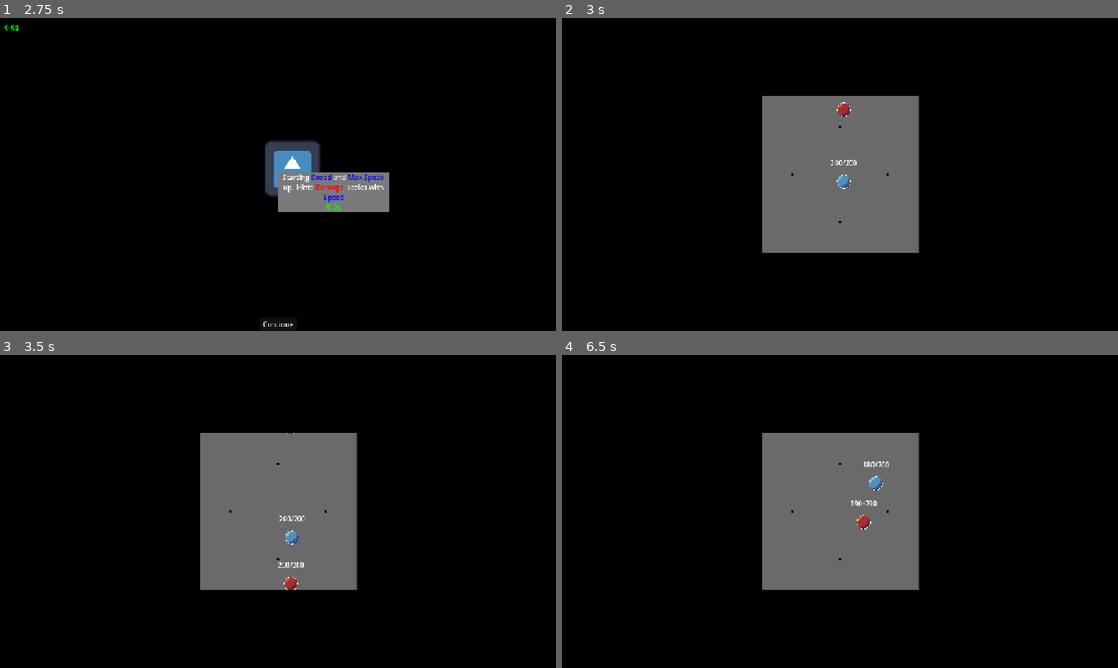
Above: before the commit, frames 1-4 (two rows, left to right).
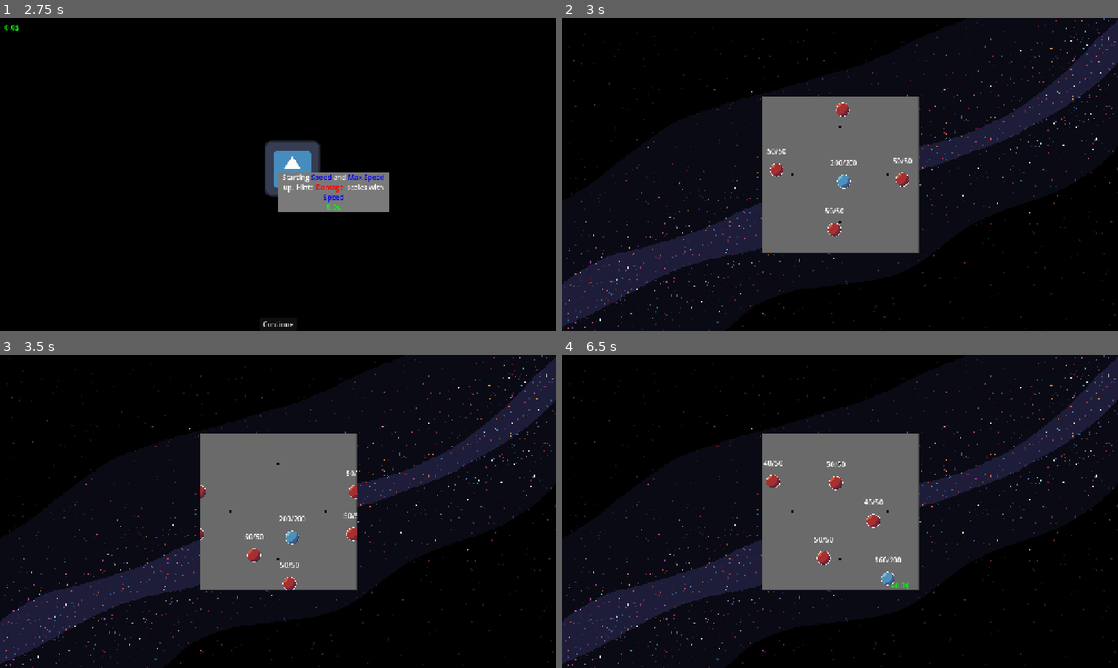
Above: after the commit, the same moments.

Repository: wespd/ball-fighter
Game: Godot game, scene res://Scenes/main_menu.tscn
Same seed, same stepped clock (60 frames per second), same inputs: the game is played once before the commit and once after it. The engine's default icon, where the game draws it, is replaced by a stand-in: a white triangle on a blue panel in a dark square.
Inputs (mouse positions are in pixels of both pictures, inside the frame that each line leads up to):
- Up to frame 1 (2.75 s): click "Play" at 0.5 s; click (294, 168) at 1.25 s; click "Play" at 2 s
- Up to frame 2 (3 s): click "Continue" at 2.75 s
- Up to frame 3 (3.5 s): no input
- Up to frame 4 (6.5 s): move the mouse to (856, 517) at 3.52 s; move the mouse to (862, 561) at 4.27 s; move the mouse to (895, 442) at 5.02 s; move the mouse to (973, 514) at 5.77 s

Frame 1 is identical in both runs. In frame 2, 9.1% of the frame differs, in the area x 0-100%, y 0-100%; in frame 3, 9.2%; in frame 4, 9.6%.

Commit message:
Refactor level, UI and game flow
Refactors scenes and scripts to improve level flow, upgrade UI, and round handling. Replaced level background and added background assets; reconfigured first_level enemy placements and lowered enemy health with damage multipliers. UpgradeMenu now supports multiple upgrade resources and linked buttons; RoundOverBox converted to a CanvasLayer, displays round results and opens the upgrade menu on continue. Level and LevelManager now dynamically collect/connect balls, emit level signals, pause/unpause appropriately, and handle next-level progression. Also: track resets for money/kills on level start, rounding for money, increment kills on enemy death, and minor cleanup (removed debug prints); project.godot updated to register RoundOverBox.

Diff:
--- a/Scenes/Levels/first_level.tscn
+++ b/Scenes/Levels/first_level.tscn
@@ -1,7 +1,7 @@
 [gd_scene format=3 uid="uid://cp23roms2sjx2"]
 
 [ext_resource type="Script" uid="uid://dwsrph4ywts4u" path="res://Scripts/level.gd" id="1_i5tww"]
-[ext_resource type="Texture2D" uid="uid://bdpa11ayav36h" path="res://Sprites/test-bg.png" id="1_pop6l"]
+[ext_resource type="Texture2D" uid="uid://o3so5u5fihlq" path="res://Sprites/Background_static_w_hole.png" id="2_4l5vx"]
 [ext_resource type="PackedScene" uid="uid://d18bcpnidh32y" path="res://Scenes/ball.tscn" id="3_aqoxu"]
 [ext_resource type="PackedScene" uid="uid://y4gf131udgjo" path="res://Scenes/peg.tscn" id="4_4l5vx"]
 
@@ -27,7 +27,6 @@
 [node name="Camera2D" type="Camera2D" parent="." unique_id=1044042143]
 
 [node name="LeftEdge" type="StaticBody2D" parent="." unique_id=873494206]
-position = Vector2(4, 1)
 collision_layer = 2
 collision_mask = 2
 metadata/bounce_multiplier = 1.01
@@ -36,7 +35,6 @@
 shape = SubResource("WorldBoundaryShape2D_i5tww")
 
 [node name="RightEdge" type="StaticBody2D" parent="." unique_id=1826834626]
-position = Vector2(4, 1)
 collision_layer = 2
 collision_mask = 2
 metadata/bounce_multiplier = 1.01
@@ -45,7 +43,6 @@
 shape = SubResource("WorldBoundaryShape2D_aqoxu")
 
 [node name="UpperEdge" type="StaticBody2D" parent="." unique_id=644621274]
-position = Vector2(4, 1)
 collision_layer = 2
 collision_mask = 2
 metadata/bounce_multiplier = 1.01
@@ -54,7 +51,6 @@
 shape = SubResource("WorldBoundaryShape2D_4l5vx")
 
 [node name="LowerEdge" type="StaticBody2D" parent="." unique_id=1956993251]
-position = Vector2(4, 1)
 collision_layer = 2
 collision_mask = 2
 metadata/bounce_multiplier = 1.01
@@ -68,13 +64,9 @@
 anchors_preset = 15
 anchor_right = 1.0
 anchor_bottom = 1.0
-offset_left = -640.0
-offset_top = -360.0
-offset_right = 640.0
-offset_bottom = 360.0
 grow_horizontal = 2
 grow_vertical = 2
-texture = ExtResource("1_pop6l")
+texture = ExtResource("2_4l5vx")
 
 [node name="Boundry" type="ColorRect" parent="." unique_id=2031653392]
 z_index = -10
@@ -93,10 +85,19 @@
 color = Color(0.41598046, 0.41598043, 0.4159804, 1)
 
 [node name="BallEnemy" parent="." unique_id=1797804029 instance=ExtResource("3_aqoxu")]
-position = Vector2(3, -135)
-speed = 100.0
-max_speed = 300.0
-max_health = 200.0
+position = Vector2(0, -135)
+damage_multiplier = 0.2
+
+[node name="BallEnemy2" parent="." unique_id=544365159 instance=ExtResource("3_aqoxu")]
+position = Vector2(0, 135)
+damage_multiplier = 0.2
+
+[node name="BallEnemy3" parent="." unique_id=290746449 instance=ExtResource("3_aqoxu")]
+position = Vector2(-135, 0)
+damage_multiplier = 0.2
+
+[node name="BallEnemy4" parent="." unique_id=1339087098 instance=ExtResource("3_aqoxu")]
+position = Vector2(135, 0)
 damage_multiplier = 0.2
 
 [node name="Peg" parent="." unique_id=322305095 instance=ExtResource("4_4l5vx")]
--- a/Scenes/Levels/second_level.tscn
+++ b/Scenes/Levels/second_level.tscn
@@ -21,9 +21,8 @@
 [sub_resource type="WorldBoundaryShape2D" id="WorldBoundaryShape2D_7dm0k"]
 distance = -180.0
 
-[node name="Main" type="Node2D" unique_id=1593915679 node_paths=PackedStringArray("balls")]
+[node name="Main" type="Node2D" unique_id=1593915679]
 script = ExtResource("1_ob8nl")
-balls = [NodePath("Ball"), NodePath("Ball2"), NodePath("Ball3"), NodePath("Ball4"), NodePath("Ball5"), NodePath("Ball6"), NodePath("Ball7"), NodePath("Ball8")]
 
 [node name="Camera2D" type="Camera2D" parent="." unique_id=1631611814]
 
--- a/Scenes/ball.tscn
+++ b/Scenes/ball.tscn
@@ -17,7 +17,8 @@
 script = ExtResource("1_41u45")
 speed = 100.0
 max_speed = 300.0
-max_health = 200.0
+max_health = 50.0
+damage_multiplier = 0.2
 metadata/_custom_type_script = "uid://dixxpmc8rr44b"
 
 [node name="Sprite2D" type="Sprite2D" parent="." unique_id=1006215520]
--- a/Scenes/round_over_box.tscn
+++ b/Scenes/round_over_box.tscn
@@ -2,9 +2,13 @@
 
 [ext_resource type="Script" uid="uid://dxjx8f2un6x6u" path="res://Scripts/round_over_box.gd" id="1_wmeji"]
 
-[node name="RoundOverBox" type="ColorRect" unique_id=1166245015]
-clip_contents = true
-custom_minimum_size = Vector2(360, 360)
+[node name="RoundOverBox" type="CanvasLayer" unique_id=1940377697]
+process_mode = 3
+visible = false
+script = ExtResource("1_wmeji")
+
+[node name="ColorRect" type="ColorRect" parent="." unique_id=1292402464]
+custom_minimum_size = Vector2(362, 362)
 anchors_preset = 8
 anchor_left = 0.5
 anchor_top = 0.5
@@ -17,18 +21,17 @@
 grow_horizontal = 2
 grow_vertical = 2
 color = Color(0, 0, 0, 1)
-script = ExtResource("1_wmeji")
 
-[node name="VBoxContainer" type="VBoxContainer" parent="." unique_id=1241752678]
+[node name="VBoxContainer" type="VBoxContainer" parent="ColorRect" unique_id=1241752678]
 layout_mode = 1
 anchors_preset = 15
 anchor_right = 1.0
 anchor_bottom = 1.0
 grow_horizontal = 2
 grow_vertical = 2
-theme_override_constants/separation = 56
+theme_override_constants/separation = 49
 
-[node name="MoneyLabel" type="RichTextLabel" parent="VBoxContainer" unique_id=797254427]
+[node name="MoneyLabel" type="RichTextLabel" parent="ColorRect/VBoxContainer" unique_id=797254427]
 custom_minimum_size = Vector2(0, 50)
 layout_mode = 2
 bbcode_enabled = true
@@ -36,7 +39,7 @@
 horizontal_alignment = 1
 vertical_alignment = 1
 
-[node name="KillsLabel" type="RichTextLabel" parent="VBoxContainer" unique_id=1937731254]
+[node name="KillsLabel" type="RichTextLabel" parent="ColorRect/VBoxContainer" unique_id=1937731254]
 custom_minimum_size = Vector2(0, 50)
 layout_mode = 2
 bbcode_enabled = true
@@ -44,7 +47,7 @@
 horizontal_alignment = 1
 vertical_alignment = 1
 
-[node name="RoundStatusLabel" type="RichTextLabel" parent="VBoxContainer" unique_id=1720987281]
+[node name="RoundStatusLabel" type="RichTextLabel" parent="ColorRect/VBoxContainer" unique_id=1720987281]
 custom_minimum_size = Vector2(0, 50)
 layout_mode = 2
 bbcode_enabled = true
@@ -52,6 +55,8 @@
 horizontal_alignment = 1
 vertical_alignment = 1
 
-[node name="ContinueButton" type="Button" parent="VBoxContainer" unique_id=1757031771]
+[node name="ContinueButton" type="Button" parent="ColorRect/VBoxContainer" unique_id=1757031771]
+process_mode = 3
+custom_minimum_size = Vector2(360, 50)
 layout_mode = 2
 text = "Continue"
--- a/Scenes/upgrade_menu.tscn
+++ b/Scenes/upgrade_menu.tscn
@@ -17,11 +17,68 @@
 cost = 5.0
 metadata/_custom_type_script = "uid://bkoa4ueuuudr3"
 
-[node name="UpgradeMenu" type="CanvasLayer" unique_id=1644143263 node_paths=PackedStringArray("upgrades")]
+[sub_resource type="Resource" id="Resource_lpopj"]
+script = ExtResource("6_2hr16")
+modifiers = Dictionary[String, float]({
+"max_speed": 100.0,
+"starting_speed": 100.0
+})
+upgrade_text = "Starting [color=blue]Speed[/color] and [color=blue]Max Speed[/color] up."
+cost = 35.0
+metadata/_custom_type_script = "uid://bkoa4ueuuudr3"
+
+[sub_resource type="Resource" id="Resource_mpwqm"]
+script = ExtResource("6_2hr16")
+modifiers = Dictionary[String, float]({
+"max_speed": 100.0,
+"starting_speed": 100.0
+})
+upgrade_text = "Starting [color=blue]Speed[/color] and [color=blue]Max Speed[/color] up."
+cost = 65.0
+metadata/_custom_type_script = "uid://bkoa4ueuuudr3"
+
+[sub_resource type="Resource" id="Resource_v4egn"]
+script = ExtResource("6_2hr16")
+modifiers = Dictionary[String, float]({
+"max_speed": 100.0,
+"starting_speed": 100.0
+})
+upgrade_text = "Starting [color=blue]Speed[/color] and [color=blue]Max Speed[/color] up."
+cost = 200.0
+metadata/_custom_type_script = "uid://bkoa4ueuuudr3"
+
+[sub_resource type="Resource" id="Resource_d1lbs"]
+script = ExtResource("6_2hr16")
+modifiers = Dictionary[String, float]({
+"max_speed": 100.0,
+"starting_speed": 100.0
+})
+upgrade_text = "Starting [color=blue]Speed[/color] and [color=blue]Max Speed[/color] up."
+cost = 300.0
+metadata/_custom_type_script = "uid://bkoa4ueuuudr3"
+
+[sub_resource type="Resource" id="Resource_m70ya"]
+script = ExtResource("6_2hr16")
+modifiers = Dictionary[String, float]({
+"max_health": 100.0
+})
+upgrade_text = "Increase [color=green] Max Health"
+cost = 25.0
+metadata/_custom_type_script = "uid://bkoa4ueuuudr3"
+
+[sub_resource type="Resource" id="Resource_60tjm"]
+script = ExtResource("6_2hr16")
+modifiers = Dictionary[String, float]({
+"max_health": 100.0
+})
+upgrade_text = "Increase [color=green] Max Health"
+cost = 50.0
+metadata/_custom_type_script = "uid://bkoa4ueuuudr3"
+
+[node name="UpgradeMenu" type="CanvasLayer" unique_id=1644143263]
 process_mode = 3
 layer = 100
 script = ExtResource("1_6gn5s")
-upgrades = [NodePath("UpgradeButton")]
 
 [node name="ColorRect" type="ColorRect" parent="." unique_id=845191700]
 anchors_preset = 15
@@ -46,14 +103,25 @@
 text = "[color=green]52$[/color]"
 script = ExtResource("1_ltp0x")
 
-[node name="UpgradeButton" type="TextureButton" parent="." unique_id=24468706]
+[node name="UpgradeButton" type="TextureButton" parent="." unique_id=24468706 node_paths=PackedStringArray("linked_buttons")]
 offset_left = 609.0
 offset_top = 282.0
 offset_right = 737.0
 offset_bottom = 410.0
 texture_normal = ExtResource("2_11363")
 script = ExtResource("4_f5dmy")
-upgrades = Array[ExtResource("6_2hr16")]([SubResource("Resource_2hr16")])
+upgrades = Array[ExtResource("6_2hr16")]([SubResource("Resource_2hr16"), SubResource("Resource_lpopj"), SubResource("Resource_mpwqm"), SubResource("Resource_v4egn"), SubResource("Resource_d1lbs")])
+linked_buttons = [NodePath("../UpgradeButton2")]
+metadata/_custom_type_script = "uid://cdmy4aqgthshu"
+
+[node name="UpgradeButton2" type="TextureButton" parent="." unique_id=2095364106]
+offset_left = 847.0
+offset_top = 283.0
+offset_right = 975.0
+offset_bottom = 411.0
+texture_normal = ExtResource("2_11363")
+script = ExtResource("4_f5dmy")
+upgrades = Array[ExtResource("6_2hr16")]([SubResource("Resource_m70ya"), SubResource("Resource_60tjm")])
 metadata/_custom_type_script = "uid://cdmy4aqgthshu"
 
 [node name="NextLevel" type="Button" parent="." unique_id=217088264]
--- a/Scripts/UpgradeMenu/upgrade_menu.gd
+++ b/Scripts/UpgradeMenu/upgrade_menu.gd
@@ -1,15 +1,15 @@
 extends CanvasLayer
 
-@export var upgrades : Array[UpgradeButton]
 @onready var item_description = $ItemDescription
 @onready var next_level = $NextLevel
 
 func _ready():
 	hide()
-	for upgrade in upgrades:
-		upgrade.mouse_entered.connect(_on_upgrade_button_hovered.bind(upgrade))
-		upgrade.mouse_exited.connect(_on_upgrade_button_unhovered)
-		upgrade.pressed.connect(_attempt_buy_upgrade.bind(upgrade))
+	for upgrade in get_children():
+		if upgrade is UpgradeButton:
+			upgrade.mouse_entered.connect(_on_upgrade_button_hovered.bind(upgrade))
+			upgrade.mouse_exited.connect(_on_upgrade_button_unhovered)
+			upgrade.pressed.connect(_attempt_buy_upgrade.bind(upgrade))
 	next_level.pressed.connect(_next_level_button_pressed)
 
 
@@ -35,4 +35,5 @@
 func _next_level_button_pressed():
 	print("hiding")
 	hide()
+	get_tree().paused = false
 	LevelManager.spawn_level()
--- a/Scripts/ball.gd
+++ b/Scripts/ball.gd
@@ -53,13 +53,13 @@
 
 
 func take_damage(damage : float):
-	print("%s took %s damage" %[name,damage])
 	current_health -= damage
 	if current_health <= 0:
 		on_death()
 
 func on_death():
 	sprite_2d.visible = false
+	UpgradeGlobals.kills_this_round += 1
 	died.emit()
 	var death_anim = ENEMY_DEATH.instantiate()
 	get_tree().current_scene.add_child(death_anim)
--- a/Scripts/collision_manager.gd
+++ b/Scripts/collision_manager.gd
@@ -4,7 +4,6 @@
 
 
 func try_collision(this : Ball, other : Ball):
-	print(collisions)
 	if collisions.has(this) and collisions.get(this) == other:
 		return
 	if not other.is_stunned:
--- a/Scripts/level.gd
+++ b/Scripts/level.gd
@@ -1,19 +1,18 @@
 extends Node2D
 class_name Level
 
-@export var balls: Array[Ball]
+var balls: Array[Ball]
 signal player_won
 
 func _ready():
-	PlayerBall.player_death.connect(_on_player_death)
-	for ball in balls:
-		ball.died.connect(on_ball_death.bind(ball))
-
-func _on_player_death():
-	get_tree().paused = true
-	UpgradeMenu.show()
+	for child in get_children():
+		if child is Ball:
+			child.died.connect(on_ball_death.bind(child))
+			balls.append(child)
 
 func on_ball_death(ball : Ball):
 	balls.erase(ball)
 	if balls.is_empty():
+		print("player won!")
+		get_tree().paused = true
 		player_won.emit()
--- a/Scripts/level_manager.gd
+++ b/Scripts/level_manager.gd
@@ -7,7 +7,13 @@
 	"res://Scenes/Levels/second_level.tscn"
 ]
 
+signal level_starting
+
+func _ready():
+	PlayerBall.player_death.connect(on_player_loss)
+
 func spawn_level():
+	level_starting.emit()
 	PlayerBall.global_position = Vector2.ZERO
 	PlayerBall.current_health = PlayerBall.max_health
 	PlayerBall.direction = Vector2.from_angle(randf_range(0,2 * PI))
@@ -25,6 +31,19 @@
 	get_tree().paused = false
 	PlayerBall.current_health = PlayerBall.max_health
 
+
+func next_level():
+	current_level += 1
+	if current_level >= levels.size():
+		get_tree().paused = true
+		print("PLAYER BEAT GAME")
+
 func on_player_won():
-	get_tree().paused = true
-	print("PLAYER HATH WON")
+	RoundOverBox.appear(true)
+	next_level()
+	print("player won level")
+
+
+func on_player_loss():
+	print("showing box!")
+	RoundOverBox.appear(false)
--- a/Scripts/money_up.gd
+++ b/Scripts/money_up.gd
@@ -4,7 +4,9 @@
 
 func _ready():
 	UpgradeGlobals.money += amount
+	UpgradeGlobals.money = roundf(UpgradeGlobals.money * 10) / 10
 	UpgradeGlobals.money_this_round += amount
+	UpgradeGlobals.money_this_round = roundf(UpgradeGlobals.money_this_round * 10) / 10
 	text = "[color=green][shake rate=10.0 level=4 connected=1]+%s$" %amount
 	var tweener = get_tree().create_tween()
 	tweener.set_pause_mode(Tween.TWEEN_PAUSE_PROCESS).set_parallel(true)
--- a/Scripts/player_ball.gd
+++ b/Scripts/player_ball.gd
@@ -12,7 +12,6 @@
 	get_tree().current_scene.add_child(death_anim)
 	death_anim.position = position
 	await death_anim.animation_finished
-	is_stunned = false
 	sprite_2d.visible = true
 	player_death.emit()
 	print("Player died")
--- a/Scripts/round_over_box.gd
+++ b/Scripts/round_over_box.gd
@@ -1,9 +1,24 @@
-extends ColorRect
+extends CanvasLayer
 
-@onready var money_label = $VBoxContainer/MoneyLabel
-@onready var kills_label = $VBoxContainer/KillsLabel
-@onready var round_status_label = $VBoxContainer/RoundStatusLabel
-@onready var continue_button = $VBoxContainer/ContinueButton
+@onready var money_label = $ColorRect/VBoxContainer/MoneyLabel
+@onready var kills_label = $ColorRect/VBoxContainer/KillsLabel
+@onready var round_status_label = $ColorRect/VBoxContainer/RoundStatusLabel
+@onready var continue_button = $ColorRect/VBoxContainer/ContinueButton
 
-func appear():
+func _ready():
+	continue_button.pressed.connect(_continue_button_pressed)
+
+func appear(round_won : bool):
 	show()
+	money_label.text = "Money Earned: [br][color=green]%s$" %UpgradeGlobals.money_this_round
+	kills_label.text = "Enemies Killed: [br][color=red]%s" %UpgradeGlobals.kills_this_round
+	if round_won:
+		round_status_label.text = "Round [color=green]won!"
+	else:
+		round_status_label.text = "Round [color=red]Lost."
+
+
+func _continue_button_pressed():
+	print("continue button pressed")
+	hide()
+	UpgradeMenu.show()
--- a/Scripts/upgrade_globals.gd
+++ b/Scripts/upgrade_globals.gd
@@ -12,3 +12,10 @@
 	money_sprite.amount = amount
 	money_sprite.position = location
 	get_tree().current_scene.add_child(money_sprite)
+
+func _ready():
+	LevelManager.level_starting.connect(reset_trackers)
+
+func reset_trackers():
+	money_this_round = 0
+	kills_this_round = 0
--- a/project.godot
+++ b/project.godot
@@ -22,6 +22,7 @@
 LevelManager="*uid://bopn51gblcnj2"
 UpgradeMenu="*uid://yqk223t1aug7"
 CollisionManager="*uid://i7koeqri31sp"
+RoundOverBox="*uid://boiv6gr1qpttj"
 
 [display]
 
Not shown, added: Sprites/Background_static.png.import
Binary file added: Sprites/Background_static_w_hole.png
Not shown, added: Sprites/Background_static_w_hole.png.import
